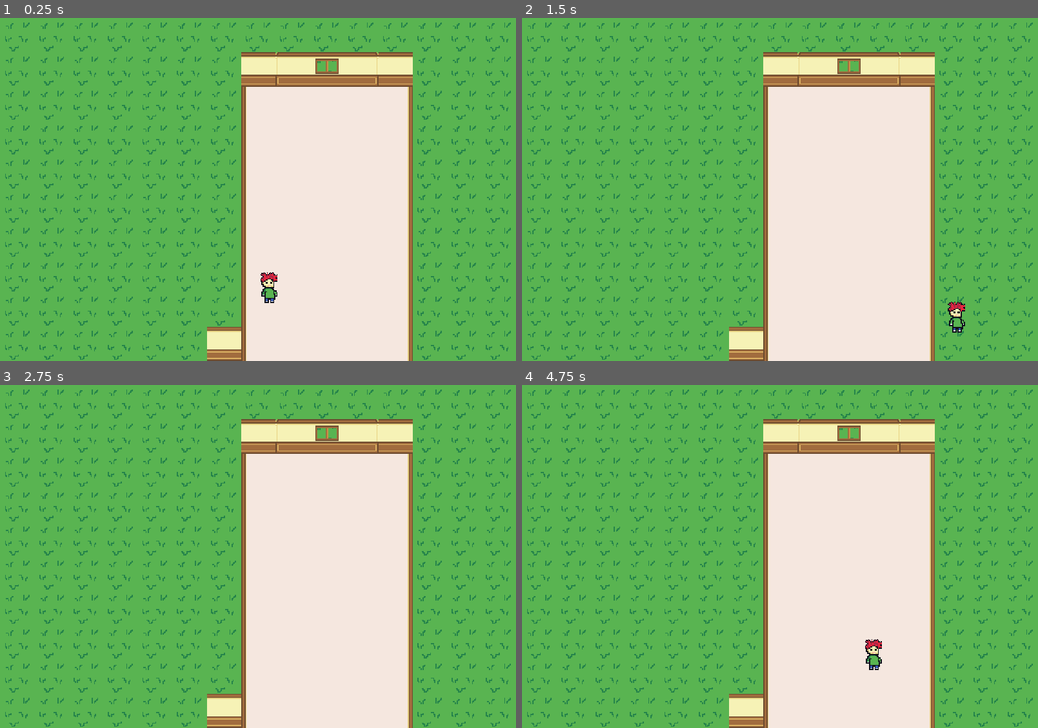
Above: before the commit, frames 1-4 (two rows, left to right).
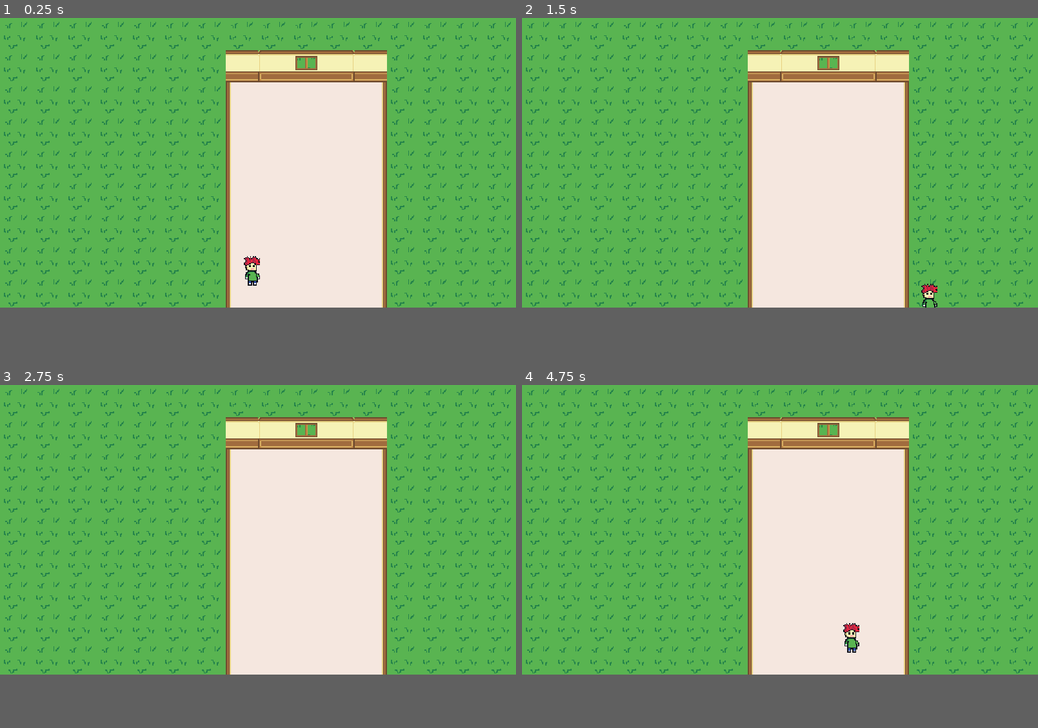
Above: after the commit, the same moments.

Repository: kevinms/godot-wild-jam-24
Game: Godot game, scene res://Main.tscn
The game is run twice, just before and just after one commit, with the same random seed, the same clock (stepped at 60 frames per second) and the same inputs.
Inputs:
- Up to frame 1 (0.25 s): no input
- Up to frame 2 (1.5 s): tap Enter at 0.5 s; hold Right (ui_right) 0.53-1.28 s; hold Down (ui_down) from 1.28 s (still down)
- Up to frame 3 (2.75 s): tap Space at 2 s; release Down (ui_down) at 2.03 s; hold Right (ui_right) from 2.03 s (still down)
- Up to frame 4 (4.75 s): tap Enter at 2.75 s; release Right (ui_right) at 2.78 s; hold Up (ui_up) 2.78-3.53 s; tap Space at 3.5 s; hold Left (ui_left) from 3.53 s (still down)
In our replay, the window is 800x533 before the commit and 800x450 after it. These sizes can differ from the game's own. Grey fills any space a smaller window leaves; there, only what the larger window draws over its background counts as a difference.

The runs differ from the first frame. In frame 1, 23% of the frame differs, in the area x 0-99%, y 1-100%; in frame 2, 23%; in frame 3, 22%; in frame 4, 23%.

Commit message:
Moved player to own scene

Diff:
--- /dev/null
+++ b/Player.tscn
@@ -0,0 +1,20 @@
+[gd_scene load_steps=4 format=2]
+
+[ext_resource path="res://Player.gd" type="Script" id=1]
+[ext_resource path="res://World/player.png" type="Texture" id=2]
+
+[sub_resource type="CapsuleShape2D" id=1]
+radius = 3.81689
+height = 5.14203
+
+[node name="Player" type="KinematicBody2D"]
+position = Vector2( 250, 250 )
+script = ExtResource( 1 )
+
+[node name="Player Sprite" type="Sprite" parent="."]
+texture = ExtResource( 2 )
+
+[node name="CollisionShape2D" type="CollisionShape2D" parent="."]
+position = Vector2( 0.561234, 12.9084 )
+rotation = 1.5708
+shape = SubResource( 1 )
--- a/project.godot
+++ b/project.godot
@@ -21,8 +21,8 @@
 
 [display]
 
-window/size/width=480
-window/size/height=320
+window/size/width=512
+window/size/height=288
 window/size/test_width=1280
 window/size/test_height=720
 window/stretch/mode="2d"
